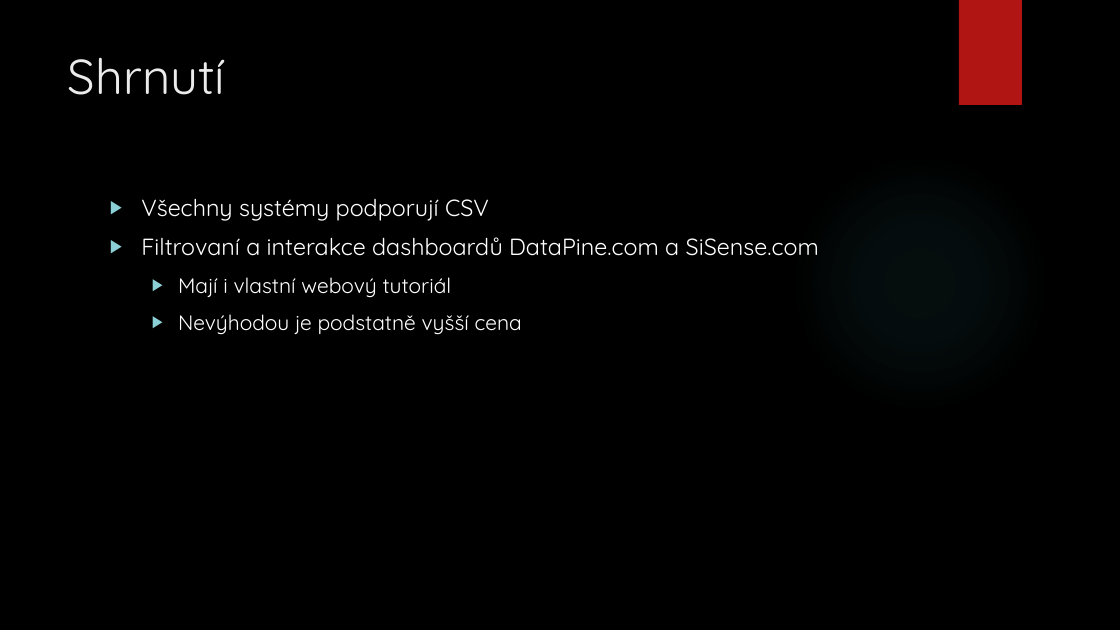
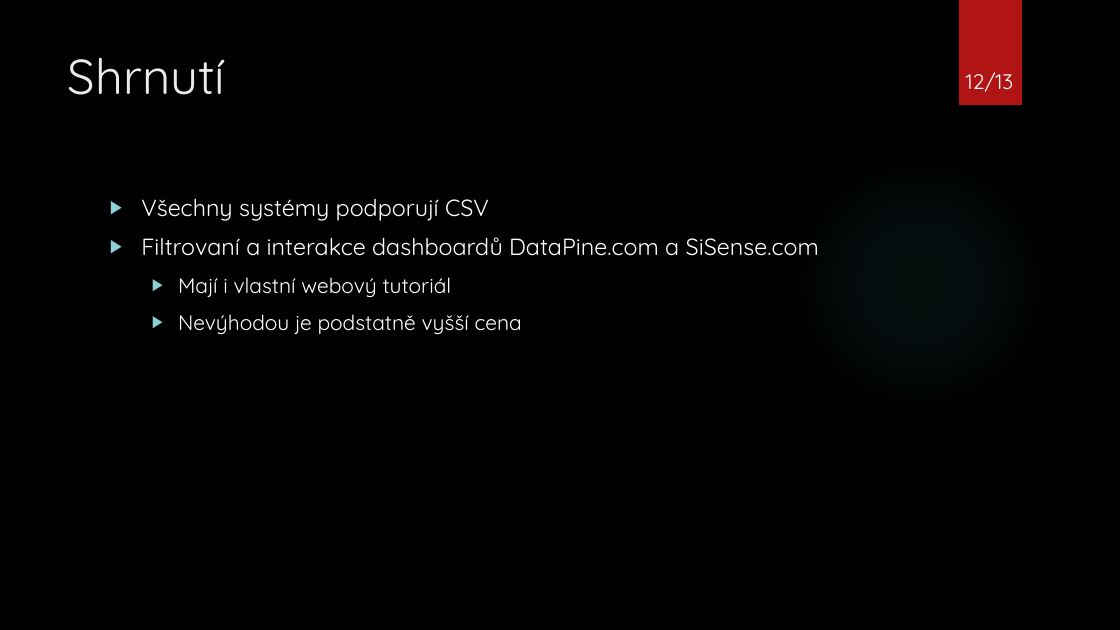
Before and after one commit to topiker/skola, a slide deck: slide 12 of DMB2/Webové dashboard technologie.pptx (slide 11 before the commit). Drawn at 1120x630 pixels with LibreOffice and Linux fonts; fonts in the diff are those of the drawing; background and template pictures are left out. Boxes give left, top, right and bottom in pixels: in the first picture for what was removed or moved away, otherwise in the second. Text is boxed around its words. In the diff, an @@ line names an element or a change of style, - is before the commit and + after.

```diff
--- a/DMB2/Webové dashboard technologie.pptx
+++ b/DMB2/Webové dashboard technologie.pptx
@@ page number added at (966,72,1014,92), 18 pt, text #FFFFFF @@
+12/13
```
Also in this commit, not shown: 11 other slides changed, 1 slide added, 5 other files.
